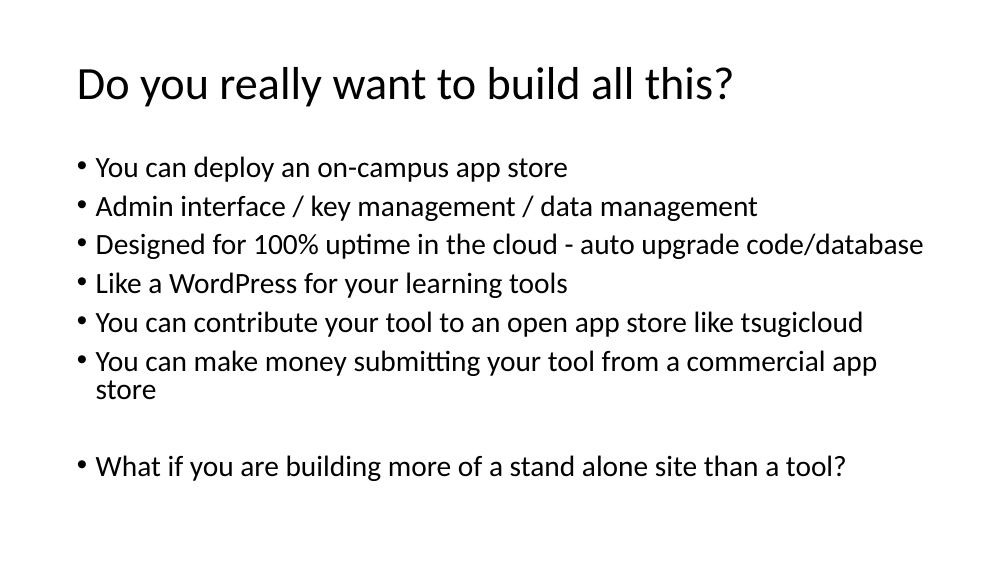
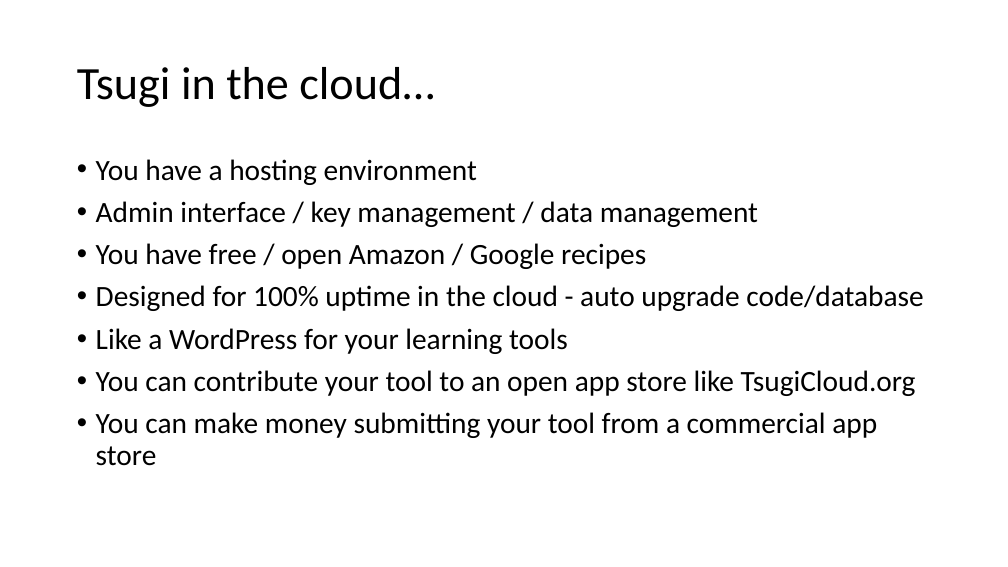
Before and after one commit to csev/talks, a slide deck: slide 6 of 2018/2018-05-Tsugi-Tech.pptx. Drawn at 1008x567 pixels with LibreOffice and Linux fonts; fonts in the diff are those of the drawing. Boxes give left, top, right and bottom in pixels: in the first picture for what was removed or moved away, otherwise in the second. Text is boxed around its words. In the diff, an @@ line names an element or a change of style, - is before the commit and + after.

```diff
--- a/2018/2018-05-Tsugi-Tech.pptx
+++ b/2018/2018-05-Tsugi-Tech.pptx
@@ title at (77,67,434,107): text changed @@
-Do you really want to build all this?
+Tsugi in the cloud…
@@ text at (96,159,477,185): text changed @@
-• You can deploy an on-campus app store
+• You have a hosting environment
@@ text at (96,201,923,466): line spacing 0.8 to 0.9 @@
@@ text at (96,243,646,269): paragraph added @@
+• You have free / open Amazon / Google recipes
@@ text at (96,370,916,396): text changed @@
-• You can contribute your tool to an open app store like tsugicloud
+• You can contribute your tool to an open app store like TsugiCloud.org
@@ text at (96,455,847,481): paragraph removed @@
-• What if you are building more of a stand alone site than a tool?
```
Also in this commit, not shown: 2 other slides changed, 4 slides added, 2 other files.
